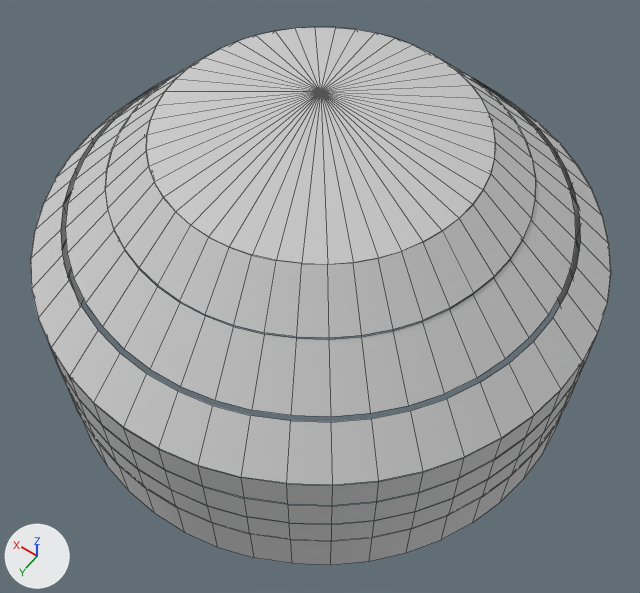
Two versions of the FBX model Assets/Res/art/scenes/jg/mesh/building/mt_jz_qiang_01.FBX, one commit apart.
One viewpoint serves both versions: a 50 mm lens placed at (-36.9, 51.8, 88.7), pointed at (-3.3, 4.7, 14.7). Arrows for +X, +Y and +Z are at lower left; the lights stay in place. Mesh edges are drawn as thin lines. Where no turn or scale is listed for an object, it has been applied to the vertices. Vertices at the same position are counted once.

Objects in the first picture: 'mt_jz_qiang_01'.
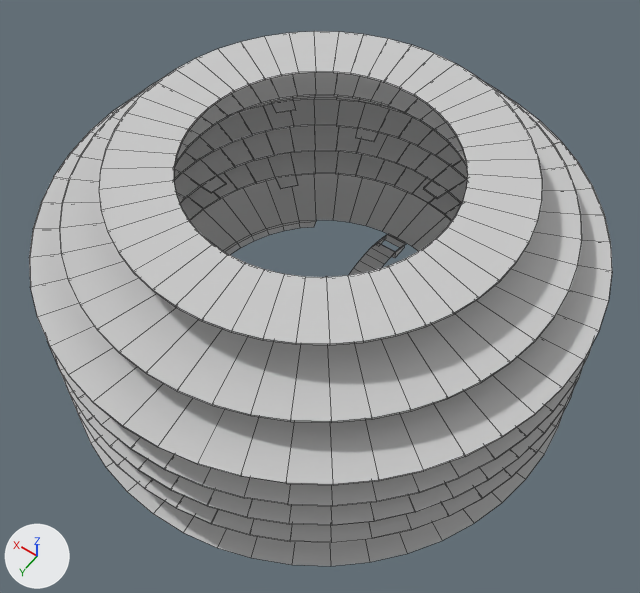
What the commit changed:
me_mesh is used by ob_mt_jz_qiang_01; location (0.0, 0.0, 0.0).
me_mesh had 721 vertices, 384 faces and spanned x -29.9..29.9, y -29.9..29.9, z 1.6..37.2.
me_mesh now has 1508 vertices, 1235 faces and spans x -30.0..30.0, y -30.0..30.0, z 1.1..28.4.
me_mesh part 1: the loose piece of 96 vertices spanning x -29.9..29.9, y -29.9..29.9, z 15.9..19.7 is rebuilt with 216 vertices and now spans x -30.0..30.0, y -30.0..30.0, z 15.8..16.0.
me_mesh part 2: the loose piece of 96 vertices spanning x -20.8..20.8, y -20.8..20.8, z 28.4..32.6 is rebuilt with 192 vertices and now spans x -21.4..21.4, y -21.4..21.4, z 28.2..28.4.
me_mesh part 3: the loose piece of 96 vertices spanning x -29.9..29.9, y -29.9..29.9, z 19.8..23.6 is rebuilt with 216 vertices and now spans x -30.0..30.0, y -30.0..30.0, z 19.9..20.1.
me_mesh part 4: the loose piece of 96 vertices spanning x -25.6..25.6, y -25.6..25.6, z 23.7..28.2 is rebuilt with 192 vertices and now spans x -26.2..26.2, y -26.1..26.1, z 23.7..23.9.
me_mesh part 5: the loose piece of 96 vertices spanning x -29.8..29.8, y -29.8..29.8, z 1.6..7.7 is rebuilt with 202 vertices and now spans x -30.0..30.0, y -30.0..30.0, z 1.4..1.9.
me_mesh part 6: a new loose piece of 22 vertices spanning x -1.4..1.5, y -17.2..-6.6, z 1.7..2.7, in mat_24___default (light grey #cacaca).
me_mesh part 7: the loose piece of 49 vertices spanning x -16.3..16.3, y -16.3..16.3, z 32.6..37.2 is deleted.
me_mesh part 8: 15 vertices moved within x -29.7..29.7, y -29.7..29.7, z 7.9..11.9; 108 vertices removed from x -29.9..29.9, y -29.9..29.9, z 7.9..15.7; 376 vertices added at x -30.0..30.0, y -30.0..30.0, z 1.1..11.9.

Changed parts and their boxes (x1, y1, x2, y2) in the pictures (640 x 593 px):
'mt_jz_qiang_01', reshaped
    before: (30, 27, 611, 565)
    after: (29, 31, 612, 566)
part 1 of me_mesh, rebuilt
    before: (39, 79, 598, 505)
    after: (48, 99, 592, 506)
part 2 of me_mesh, rebuilt
    before: (105, 27, 536, 338)
    after: (99, 31, 543, 345)
part 3 of me_mesh, rebuilt
    before: (30, 74, 611, 485)
    after: (29, 96, 612, 485)
part 4 of me_mesh, rebuilt
    before: (65, 69, 576, 417)
    after: (59, 73, 582, 423)
part 5 of me_mesh, rebuilt
    before: (64, 175, 577, 565)
    after: (79, 174, 563, 566)
part 6 of me_mesh, added
    after: (349, 235, 406, 275)
part 7 of me_mesh, deleted
    before: (146, 27, 495, 264)
part 8 of me_mesh, built on
    before: (51, 120, 591, 541)
    after: (58, 126, 583, 543)
